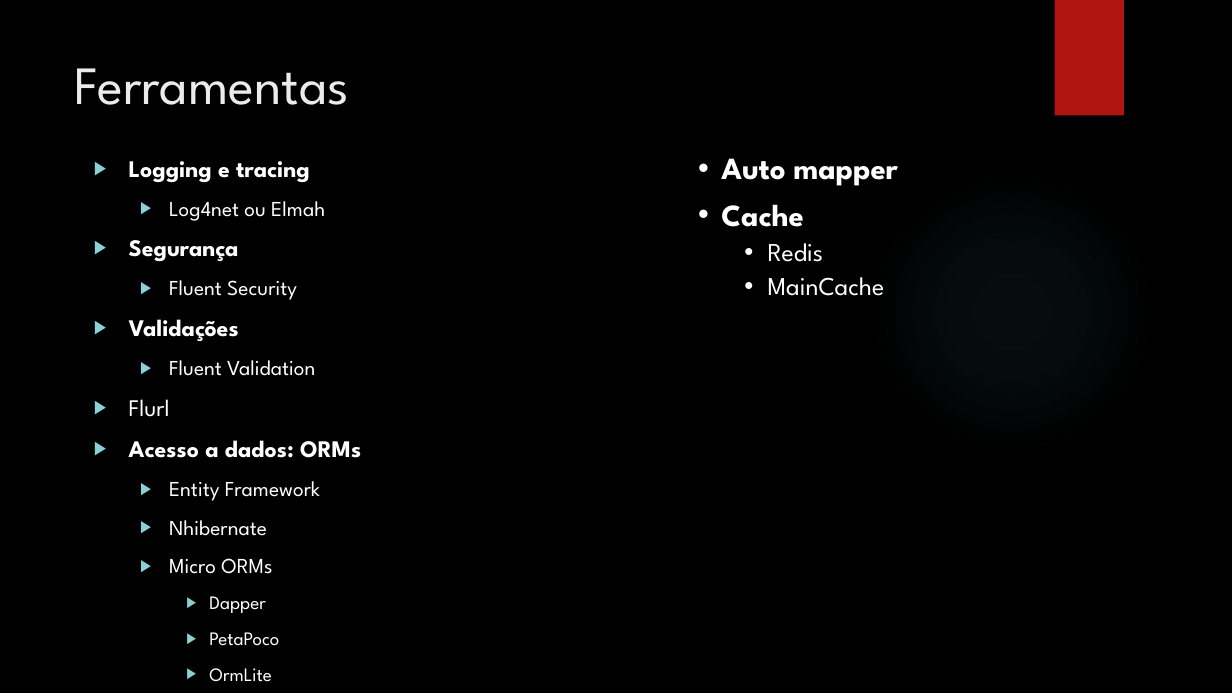
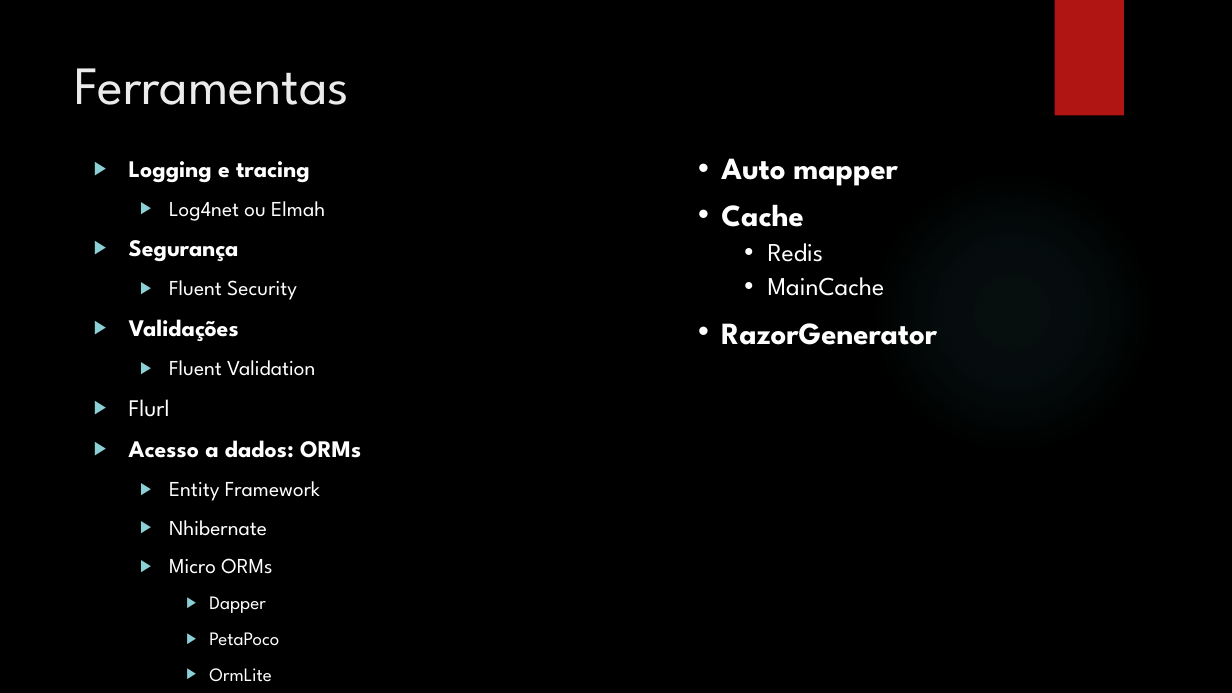
Before and after one commit to leolana/AspnetMvcLab, a slide deck: slide 32 of Presentation/AspNetMvc.pptx (slide 31 before the commit). Drawn at 1232x693 pixels with LibreOffice and Linux fonts; fonts in the diff are those of the drawing; background and template pictures are left out. Boxes give left, top, right and bottom in pixels: in the first picture for what was removed or moved away, otherwise in the second. Text is boxed around its words. In the diff, an @@ line names an element or a change of style, - is before the commit and + after.

```diff
--- a/Presentation/AspNetMvc.pptx
+++ b/Presentation/AspNetMvc.pptx
@@ text at box(721, 323, 937, 345): paragraph added @@
+• RazorGenerator
```
Also in this commit, not shown: 5 other slides changed, 1 slide added.
